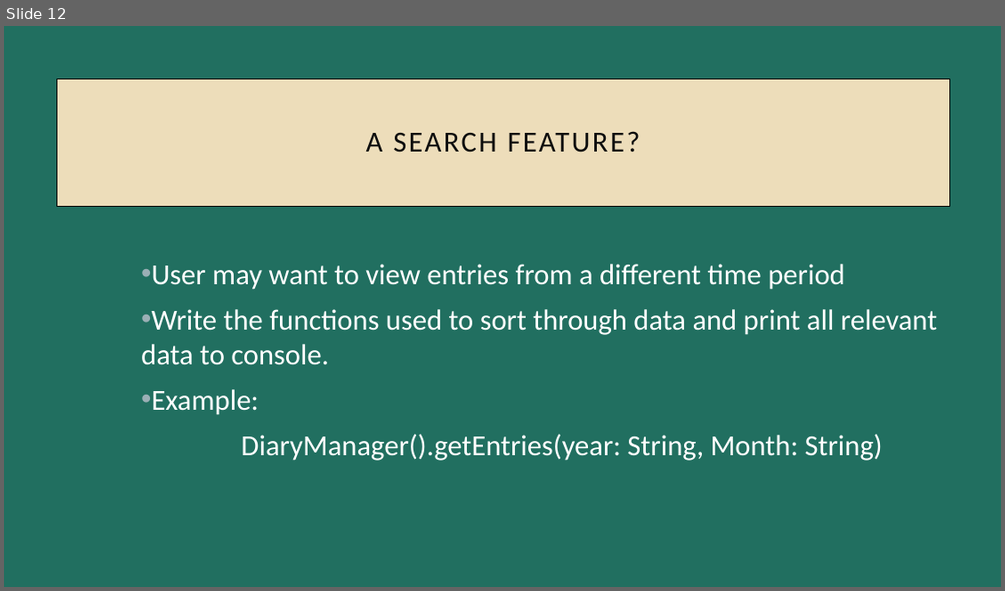
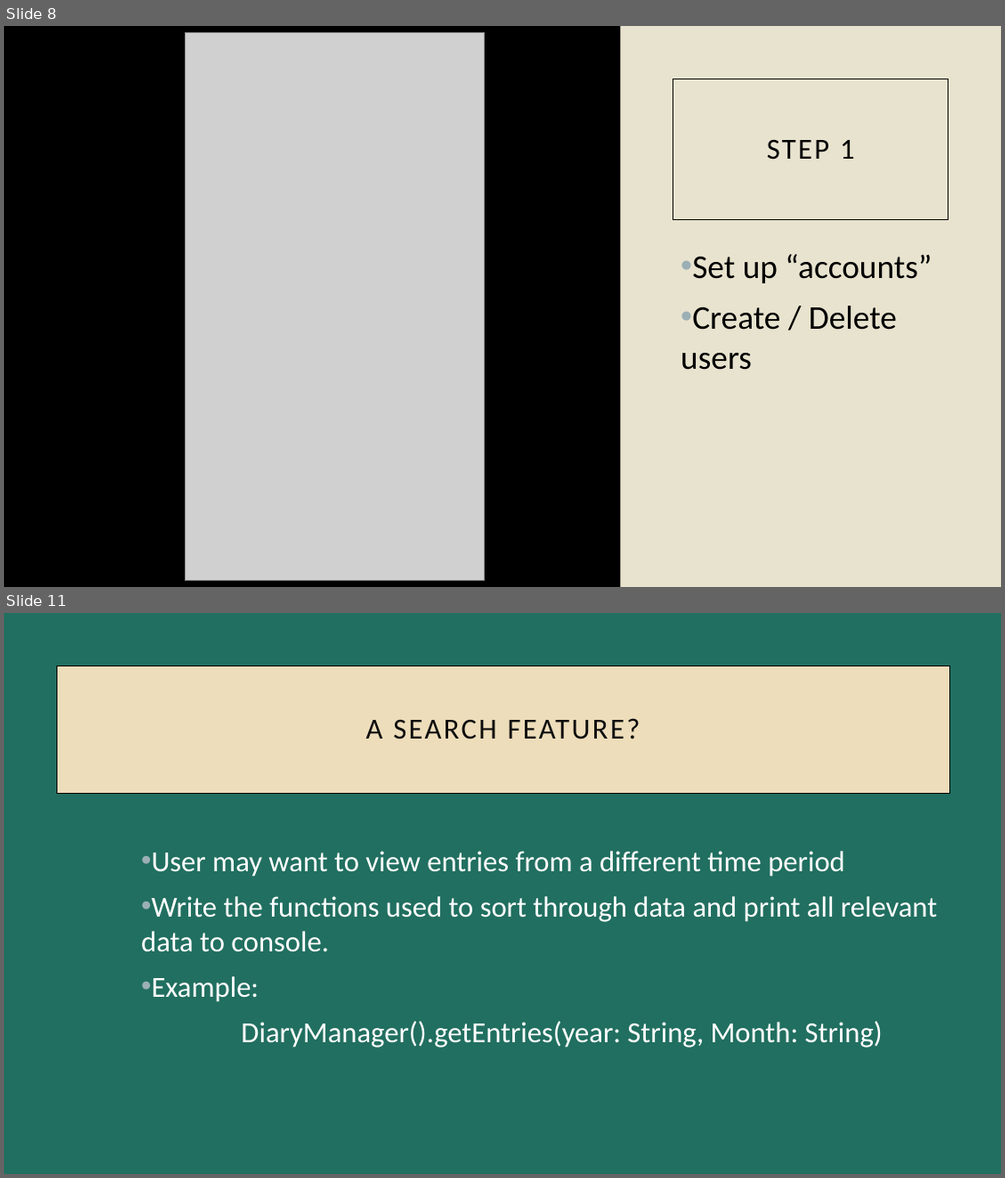
Before and after one commit to brianhawking/Mad157, a slide deck: Semester Project Presentation V2.pptx. Shown one above the other, each under a label of ours: slide 12 before the commit, slides 8 and 11 after it; the slides between them are not shown. The pictures are 1005x591 and 1005x1178 pixels, drawn with LibreOffice and Linux fonts; fonts in the diff are those of the drawing; grey boxes stand for pictures. Boxes give left, top, right and bottom in pixels: in the first picture for what was removed or moved away, otherwise in the second. Text is boxed around its words. In the diff, an @@ line names an element or a change of style, - is before the commit and + after.

```diff
--- a/Semester Project Presentation V2.pptx
+++ b/Semester Project Presentation V2.pptx
@@ slide 8 added at box(4, 26, 1001, 587), background #000000 @@
@@ picture added at box(185, 33, 485, 580) @@
@@ rectangle added at box(620, 26, 1001, 587), fill #E8E3CE @@
@@ rectangle added at box(673, 79, 948, 220), outline #000000 0.75 pt, 28 pt, text #000000 @@
+STEP 1
@@ text added at box(680, 254, 931, 370), 32 pt, text #000000 @@
+• Set up “accounts”
+• Create / Delete users
@@ what was slide 12 is now slide 11 @@
```
Also in this commit, not shown: 7 slides changed, 2 other slides added, 5 slides removed, 2 other files.
